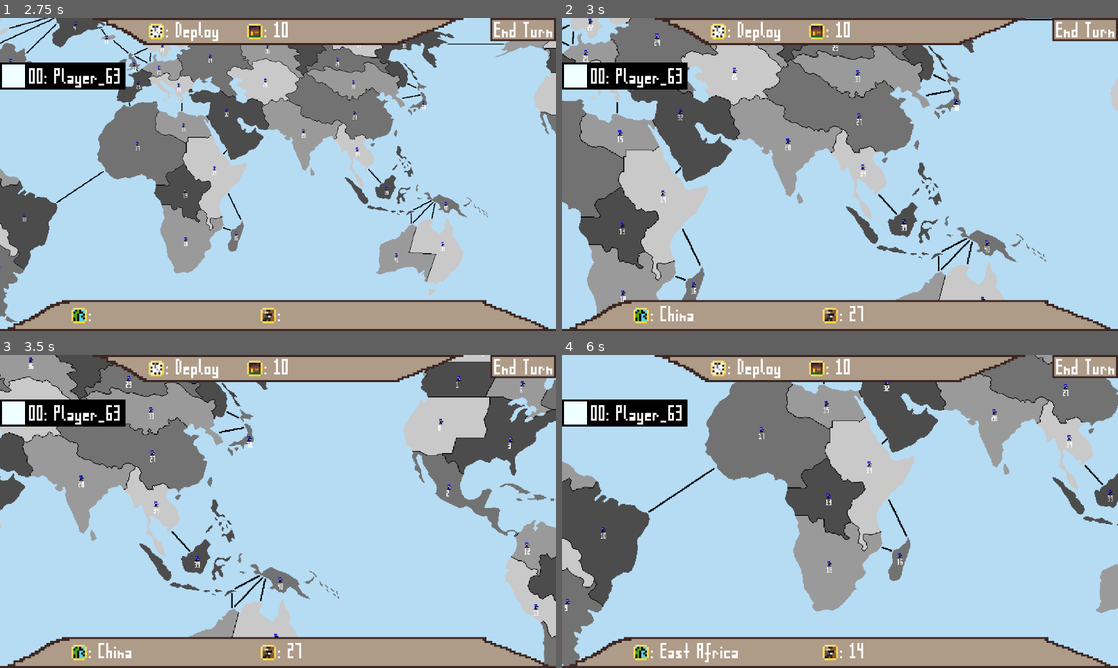
Above: before the commit, frames 1-4 (two rows, left to right).
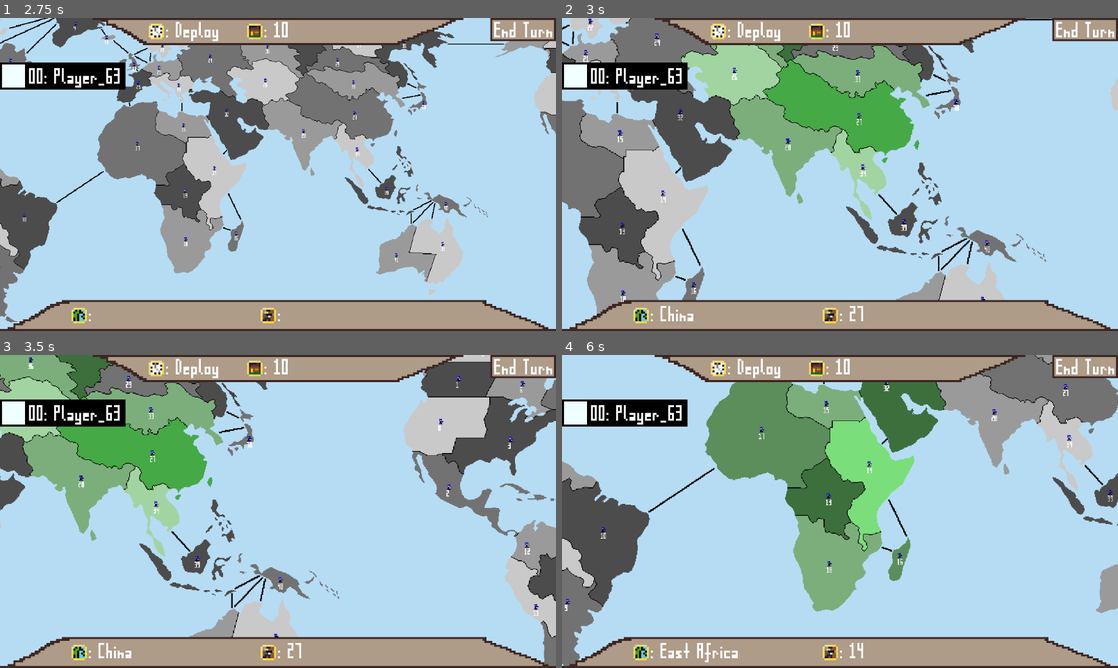
Above: after the commit, the same moments.

Repository: johann-0/Risiko
Game: Godot game, scene res://Scenes/game.tscn
The game is run twice, just before and just after one commit, with the same random seed, the same clock (stepped at 60 frames per second) and the same inputs. This scene is started directly instead of the project's main scene.
Inputs (mouse positions are in pixels of both pictures, inside the frame that each line leads up to):
- Up to frame 1 (2.75 s): click "End Turn" at 0.5 s; tap Enter at 1.25 s; move the mouse to (278, 315) at 1.27 s; hold D (pan_right) 1.28-2.03 s; tap Mouse wheel up (zoom_in) at 1.35 s; click (278, 315) at 1.42 s; move the mouse to (278, 30) at 2.02 s; hold S (pan_down) from 2.03 s (still down); tap Mouse wheel down (zoom_out) at 2.1 s; click (278, 30) at 2.17 s
- Up to frame 2 (3 s): tap Space at 2.75 s; move the mouse to (895, 105) at 2.77 s; release S (pan_down) at 2.78 s; hold D (pan_right) from 2.78 s (still down); tap Mouse wheel up (zoom_in) at 2.85 s; click (895, 105) at 2.92 s
- Up to frame 3 (3.5 s): keep holding D (pan_right)
- Up to frame 4 (6 s): move the mouse to (812, 574) at 3.52 s; release D (pan_right) at 3.53 s; hold W (pan_up) 3.53-4.28 s; tap Mouse wheel down (zoom_out) at 3.6, 5.1 s; click (812, 574) at 3.67 s; tap Enter at 4.25 s; move the mouse to (1006, 558) at 4.27 s; hold A (pan_left) 4.28-5.78 s; tap Mouse wheel up (zoom_in) at 4.35, 5.85 s; click (1006, 558) at 4.42 s; move the mouse to (673, 464) at 5.02 s; click (673, 464) at 5.17 s; move the mouse to (867, 511) at 5.77 s; hold S (pan_down) from 5.78 s (still down); click (867, 511) at 5.92 s

Frame 1 is identical in both runs. In frame 2, 12% of the frame differs, in the area x 21-67%, y 8-65%; in frame 3, 11%; in frame 4, 16%, in the area x 25-69%, y 8-82%.

Commit message:
bugfix: multiplayer game and local selected provinces not syncing (took way too long)

Diff:
--- a/Risiko Game/Scenes/map.tscn
+++ b/Risiko Game/Scenes/map.tscn
@@ -1,28 +1,14 @@
-[gd_scene load_steps=12 format=3 uid="uid://bteu6rr1m2jya"]
+[gd_scene load_steps=8 format=3 uid="uid://bteu6rr1m2jya"]
 
 [ext_resource type="Texture2D" uid="uid://c7kdkrqlypb8k" path="res://Assets/maps/mouse_map.png" id="1_prxjd"]
 [ext_resource type="Script" path="res://Scripts/map.gd" id="2_wnghg"]
 [ext_resource type="Script" path="res://Scripts/mouse_map.gd" id="3_6kylv"]
 [ext_resource type="Texture2D" uid="uid://b0k6bh55hymx6" path="res://Assets/maps/debug_map.png" id="3_u7p1w"]
 [ext_resource type="Texture2D" uid="uid://b2ymyq75gbxlc" path="res://Assets/maps/wasteland_map.png" id="5_vos11"]
-[ext_resource type="Shader" path="res://Shaders/mapPolitical.gdshader" id="6_nr5qo"]
-[ext_resource type="Shader" path="res://Shaders/mapGlobal.gdshader" id="7_b3rxd"]
-[ext_resource type="Shader" path="res://Shaders/mapLocal.gdshader" id="7_cquxt"]
+[ext_resource type="Shader" path="res://Shaders/mapLocal.gdshader" id="6_a7kq0"]
 
-[sub_resource type="ShaderMaterial" id="ShaderMaterial_qnrge"]
-shader = ExtResource("6_nr5qo")
-shader_parameter/num_of_provinces = null
-shader_parameter/base_color = null
-shader_parameter/colors = null
-
-[sub_resource type="ShaderMaterial" id="ShaderMaterial_0swuy"]
-shader = ExtResource("7_b3rxd")
-shader_parameter/num_of_provinces = null
-shader_parameter/base_color = null
-shader_parameter/colors = null
-
-[sub_resource type="ShaderMaterial" id="ShaderMaterial_qj2um"]
-shader = ExtResource("7_cquxt")
+[sub_resource type="ShaderMaterial" id="ShaderMaterial_diulb"]
+shader = ExtResource("6_a7kq0")
 shader_parameter/num_of_provinces = null
 shader_parameter/base_color = null
 shader_parameter/colors = null
@@ -45,18 +31,8 @@
 texture = ExtResource("5_vos11")
 centered = false
 
-[node name="MapPolitical" type="Sprite2D" parent="."]
-material = SubResource("ShaderMaterial_qnrge")
-texture = ExtResource("1_prxjd")
-centered = false
-
-[node name="MapGlobal" type="Sprite2D" parent="."]
-material = SubResource("ShaderMaterial_0swuy")
-texture = ExtResource("1_prxjd")
-centered = false
-
-[node name="MapLocal" type="Sprite2D" parent="."]
-material = SubResource("ShaderMaterial_qj2um")
+[node name="OverlayMap" type="Sprite2D" parent="."]
+material = SubResource("ShaderMaterial_diulb")
 texture = ExtResource("1_prxjd")
 centered = false
 
--- a/Risiko Game/Scripts/game_data.gd
+++ b/Risiko Game/Scripts/game_data.gd
@@ -149,8 +149,8 @@
 	var json_obj = JSON.parse_string(data)
 	match json_obj["message_type"]:
 		"prov_selected":
-			if localPlayerIndex != turnPlayerIndex:
-				gameSelectedProvID = json_obj["data"]["newProvID"]
+			#if localPlayerIndex != turnPlayerIndex: # I don't think this is good
+			gameSelectedProvID = json_obj["data"]["newProvID"]
 		_:
 			pass
 
--- a/Risiko Game/Scripts/map.gd
+++ b/Risiko Game/Scripts/map.gd
@@ -1,15 +1,11 @@
 extends Node2D
 
 @onready var curMap: Sprite2D = $WastelandMap
-@onready var matLocal: Material = $MapLocal.material # For the province locally selected by the player
-@onready var matGlobal: Material = $MapGlobal.material # For the province selected in the game
-@onready var matPolitical: Material = $MapPolitical.material # For the colors of the players
+@onready var mat: Material = $OverlayMap.material # For all overlaying layers
 @onready var NUM_PROV: int = GameData.NUM_PROV
+@onready var mask: Array = [] # 0 = Global, 1 = Local, 2 = Political
 
 signal map_prov_clicked(provID: int)
-
-func setActivated(toSet: bool):
-	$MouseMap.activated = toSet
 
 func _ready():
 	# Connect to signals
@@ -22,18 +18,19 @@
 	$MouseMap.hide()
 	$DebugMap.hide()
 	$WastelandMap.hide()
-	$MapPolitical.hide()
-	$MapLocal.hide()
-	$MapGlobal.show()
+	$OverlayMap.show()
 	curMap.show()
 
-	# Initialise shader parameters
-	var provColors: Array = []
-	provColors.resize(NUM_PROV)
-	provColors.fill(Color.TRANSPARENT)
-	initMat(provColors, matLocal)
-	initMat(provColors, matGlobal)
-	initMat(provColors, matPolitical)
+	# Initialize mask
+	for i in range(3):
+		var newArr: Array = []
+		newArr.resize(NUM_PROV)
+		newArr.fill(Color.TRANSPARENT)
+		mask.append(newArr)
+	# Initialize shader
+	mat.set_shader_parameter("base_color", Color8(100,0,0))
+	mat.set_shader_parameter("num_of_provinces", NUM_PROV)
+	apply_mask()
 
 	# Load stuff onto provinces
 	for prov in GameData.provinces:
@@ -44,51 +41,44 @@
 		prov._owner = 0 # DEBUG
 		var newSold: Soldier_UI = Soldier_UI.new_soldier(prov._id, true)
 		#newSold.visibility_layer = 1 # IDK why this is here...
-		# Center the label
-		#var spriteSize: Vector2 = newSold.get_child(0).get_rect().size # Probs wrong
-		#newSold.position -= Vector2(spriteSize.x/2, spriteSize.y/2) # Probs wrong
 		$SoldierObjs.add_child(newSold)
 
-func initMat(provColors: Array, mat: Material):
-	mat.set_shader_parameter("base_color", Color8(100,0,0))
-	mat.set_shader_parameter("num_of_provinces", NUM_PROV)
-	mat.set_shader_parameter("colors", provColors)
 
-func _on_info_updated(provID: int):
+func foldMask():
+	var toReturn: Array = []
+	for i in range(NUM_PROV):
+		var toAdd: Color = Color8(0,0,0,0)
+		for j in range(3):
+			toAdd = toAdd.blend(mask[j][i])
+		toReturn.append(toAdd)
+	return toReturn
+
+func set_mask_color(id: int, color: Color, maskLevel: int):
+	mask[maskLevel][id] = color
+func set_mask_colors(ids: Array, colors: Array, maskLevel: int):
+	for i in range(len(ids)):
+		mask[maskLevel][ids[i]] = colors[i]
+func apply_mask():
+	mat.set_shader_parameter("colors", foldMask())
+
+func _on_info_updated(provID: int): # Update the political map
 	pass
 
-func set_prov_colors(provIDs: Array, colors: Array, mat: Material):
-	var extracted: Array = mat.get_shader_parameter("colors")
-	print(matLocal)
-	print(matGlobal)
-	print(matPolitical)
-	print(mat)
-	for i in range(len(provIDs)):
-		extracted[provIDs[i]] = colors[i]
-	mat.set_shader_parameter("colors", extracted)
-
-func set_prov_color(provID: int, color: Color, mat: Material):
-	var extracted: Array = mat.get_shader_parameter("colors")
-	print(str(GameData.localPlayerIndex) + ": b4: " + str(extracted))
-	extracted[provID] = color
-	print(str(GameData.localPlayerIndex) + ": AFTER: " + str(extracted))
-	mat.set_shader_parameter("colors", extracted)
-
 func _on_new_map_prov(oldProvID: int, newProvID: int):
-	print(str(GameData.localPlayerIndex) + ": " + "NEW GAME PROVINCE SELECTED") # DEBUG
-	if(oldProvID == newProvID):
+	if oldProvID == newProvID or GameData.localPlayerIndex == GameData.turnPlayerIndex:
 		return
 	# Color out the previous province
 	if oldProvID != GameData.Province.WASTELAND_ID:
-		set_prov_color(oldProvID, Color.TRANSPARENT, matGlobal)
+		set_mask_color(oldProvID, Color.TRANSPARENT, 0) # 0=Global
+		apply_mask()
 	# Color in the new province
 	if newProvID != GameData.Province.WASTELAND_ID and \
 	   GameData.turnPlayerIndex != GameData.localPlayerIndex:
-		set_prov_color(newProvID, GameData.GAME_SEL_COLOR, matGlobal)
+		set_mask_color(newProvID, GameData.GAME_SEL_COLOR, 0) # 0=Global
+		apply_mask()
 
 
 func _on_prov_clicked(oldProvID: int, newProvID: int):
-	print(str(GameData.localPlayerIndex) + ": " +  "PROV CLICKED")
 	if(oldProvID == newProvID):
 		return
 	# Color out previous province(s)
@@ -100,7 +90,8 @@
 		var colors: Array = []
 		colors.resize(len(provIDs))
 		colors.fill(Color.TRANSPARENT)
-		set_prov_colors(provIDs, colors, matLocal)
+		set_mask_colors(provIDs, colors, 1) # 1=Local
+		apply_mask()
 
 	# Color in new province(s)
 	if newProvID != GameData.Province.WASTELAND_ID:
@@ -112,4 +103,5 @@
 		colors.resize(len(provIDs))
 		colors.fill(GameData.NEIGH_COLOR)
 		colors[0] = GameData.SEL_COLOR
-		set_prov_colors(provIDs, colors, matLocal)
+		set_mask_colors(provIDs, colors, 1) # 1=Local
+		apply_mask()
